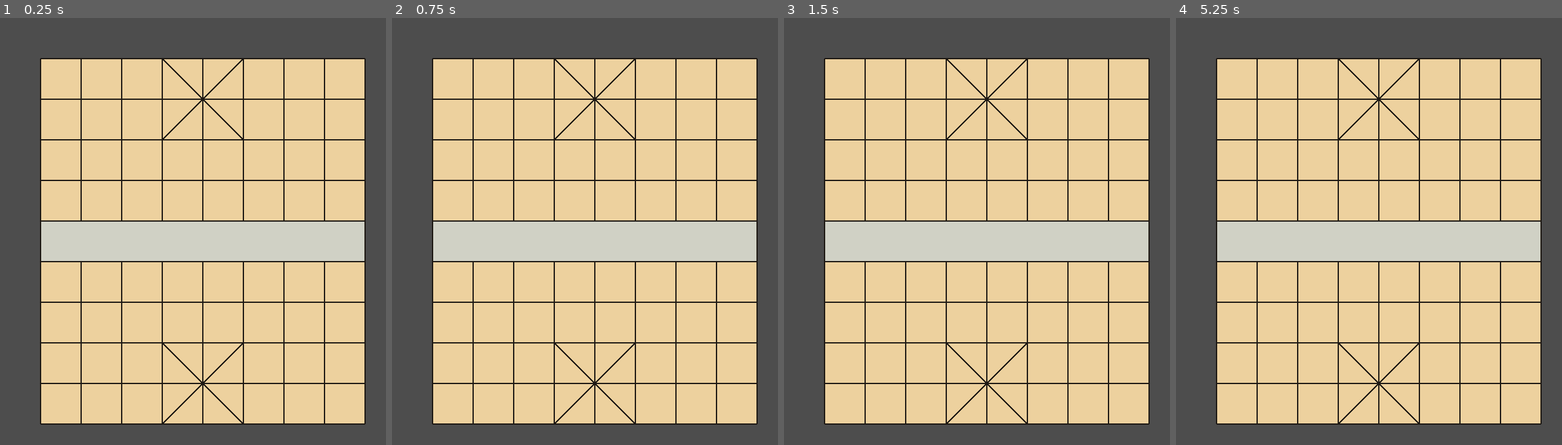
Above: before the commit, frames 1-4 (left to right).
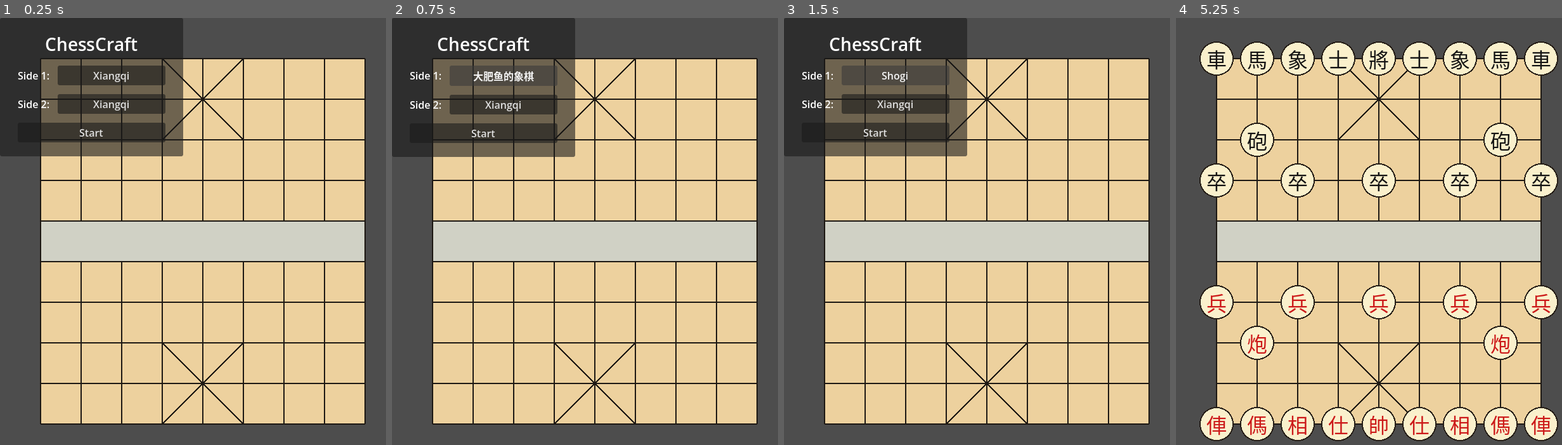
Above: after the commit, the same moments.

Repository: yzzhang-cs/chesscraft
Game: Godot game, scene res://scenes/main.tscn
The game is run twice, just before and just after one commit, with the same random seed, the same clock (stepped at 60 frames per second) and the same inputs.
Inputs (mouse positions are in pixels of both pictures, inside the frame that each line leads up to):
- Up to frame 1 (0.25 s): no input
- Up to frame 2 (0.75 s): click (503, 73) at 0.5 s, where only the run after the commit has a clickable "Xiangqi"
- Up to frame 3 (1.5 s): click (895, 77) at 1.25 s, where only the run after the commit has a clickable "大肥鱼的象棋"
- Up to frame 4 (5.25 s): click (1287, 73) at 2 s, where only the run after the commit has a clickable "Shogi"; click (1287, 103) at 2.75 s, where only the run after the commit has a clickable "Xiangqi"; click (1287, 103) at 3.5 s, where only the run after the commit has a clickable "大肥鱼的象棋"; click (1287, 103) at 4.25 s, where only the run after the commit has a clickable "Shogi"; click (1268, 133) at 5 s, where only the run after the commit has a clickable "Start"

The runs differ from the first frame. In frame 1, 15% of the frame differs, in the area x 0-48%, y 0-33%; in frame 2, 15%; in frame 3, 15%; in frame 4, 17%, in the area x 6-100%, y 5-100%.

Commit message:
Add three armies, openings, piece rendering, and army-select menu

Diff:
--- a/scenes/main.tscn
+++ b/scenes/main.tscn
@@ -1,10 +1,14 @@
-[gd_scene load_steps=3 format=3]
+[gd_scene load_steps=4 format=3]
 
 [ext_resource type="Script" path="res://src/main.gd" id="1_main"]
 [ext_resource type="Script" path="res://src/board/board_view.gd" id="2_board_view"]
+[ext_resource type="Script" path="res://src/ui/menu_view.gd" id="3_menu_view"]
 
 [node name="Main" type="Node2D"]
 script = ExtResource("1_main")
 
 [node name="BoardView" type="Node2D" parent="."]
 script = ExtResource("2_board_view")
+
+[node name="MenuView" type="Control" parent="."]
+script = ExtResource("3_menu_view")
--- a/src/board/board_view.gd
+++ b/src/board/board_view.gd
@@ -1,7 +1,10 @@
 class_name BoardView
 extends Node2D
-## Draws the empty Xiangqi-style board: grid lines, the river, and both
-## palaces. Reads geometry from the pure `Board` model.
+## Draws the board: grid lines, the river, both palaces, and (once a match is
+## set) every piece. Xiangqi pieces render as circles with a red/black Chinese
+## glyph; Shogi pieces render as pentagons pointing at the opponent with
+## Japanese glyphs. Reads geometry from the pure `Board` model and state from
+## the pure `Match` model.
 ##
 ## Point (column, row) maps to screen space with column 1 on the left and
 ## row 1 at the bottom (Side 1's back rank).
@@ -18,6 +21,23 @@
 const LINE_COLOR := Color(0.12, 0.10, 0.08)
 const LINE_WIDTH := 2.0
 
+const XIANGQI_PIECE_RADIUS := 26.0
+const XIANGQI_PIECE_FILL := Color(0.98, 0.94, 0.80)
+const XIANGQI_PIECE_BORDER := Color(0.15, 0.12, 0.09)
+const RED_GLYPH := Color(0.80, 0.10, 0.10)
+const BLACK_GLYPH := Color(0.08, 0.08, 0.08)
+
+const SHOGI_PIECE_RADIUS := 26.0
+const SHOGI_PIECE_FILL := Color(0.98, 0.94, 0.80)
+const SHOGI_PIECE_BORDER := Color(0.15, 0.12, 0.09)
+const SHOGI_GLYPH := Color(0.08, 0.08, 0.08)
+
+
+## The match whose pieces to draw, or null to draw only the empty board.
+var match: Match
+
+var _font: Font
+
 
 ## Screen position of a board point.
 func point_position(column: int, row: int) -> Vector2:
@@ -32,6 +52,7 @@
 	_draw_river()
 	_draw_grid()
 	_draw_palaces()
+	_draw_pieces()
 
 
 func _draw_background() -> void:
@@ -82,3 +103,88 @@
 	var col_max := Board.PALACE_COL_MAX
 	draw_line(point_position(col_min, row_min), point_position(col_max, row_max), LINE_COLOR, LINE_WIDTH)
 	draw_line(point_position(col_max, row_min), point_position(col_min, row_max), LINE_COLOR, LINE_WIDTH)
+
+
+func _draw_pieces() -> void:
+	if match == null:
+		return
+	for piece in match.pieces:
+		_draw_piece(piece)
+
+
+## The shape comes from the owning side's army, so a Xiangqi piece captured and
+## re-dropped by a Shogi side would render as a pentagon.
+func _draw_piece(piece: Piece) -> void:
+	var center := point_position(piece.column, piece.row)
+	if match.army_of(piece.side) == Army.Type.SHOGI:
+		_draw_shogi_piece(center, piece)
+	else:
+		_draw_xiangqi_piece(center, piece)
+
+
+func _draw_xiangqi_piece(center: Vector2, piece: Piece) -> void:
+	draw_circle(center, XIANGQI_PIECE_RADIUS, XIANGQI_PIECE_FILL)
+	draw_arc(center, XIANGQI_PIECE_RADIUS, 0.0, TAU, 64, XIANGQI_PIECE_BORDER, LINE_WIDTH)
+	var color := RED_GLYPH if piece.side == 1 else BLACK_GLYPH
+	_draw_glyph(center, piece.glyph(), color, 32)
+
+
+func _draw_shogi_piece(center: Vector2, piece: Piece) -> void:
+	_draw_pentagon(center, SHOGI_PIECE_RADIUS, piece.side == 1, SHOGI_PIECE_FILL, SHOGI_PIECE_BORDER)
+	_draw_shogi_glyph(center, piece.glyph(), SHOGI_GLYPH, 18)
+
+
+## A pentagon whose point faces the opponent: upward for Side 1 (which sits at
+## the bottom and advances toward higher rows), downward for Side 2.
+func _draw_pentagon(center: Vector2, radius: float, points_up: bool, fill: Color, border: Color) -> void:
+	var flip := 1.0 if points_up else -1.0
+	var local := [
+		Vector2(0.0, -radius),
+		Vector2(-radius, -radius * 0.15),
+		Vector2(-radius * 0.62, radius),
+		Vector2(radius * 0.62, radius),
+		Vector2(radius, -radius * 0.15),
+	]
+	var points := PackedVector2Array()
+	for point in local:
+		points.append(center + Vector2(point.x, point.y * flip))
+	draw_colored_polygon(points, fill)
+	var outline := points.duplicate()
+	outline.append(points[0])
+	draw_polyline(outline, border, LINE_WIDTH)
+
+
+## Shogi glyphs are two characters stacked vertically, as on a real piece.
+func _draw_shogi_glyph(center: Vector2, glyph: String, color: Color, font_size: int) -> void:
+	var gap := float(font_size) * 0.62
+	_draw_glyph(center + Vector2(0.0, -gap / 2.0), glyph.substr(0, 1), color, font_size)
+	_draw_glyph(center + Vector2(0.0, gap / 2.0), glyph.substr(1, 1), color, font_size)
+
+
+## Draws a single string centered on `center`.
+func _draw_glyph(center: Vector2, text: String, color: Color, font_size: int) -> void:
+	var font := _piece_font()
+	var width := font.get_string_size(text, HORIZONTAL_ALIGNMENT_LEFT, -1, font_size).x
+	var baseline := Vector2(
+		center.x - width / 2.0,
+		center.y + (font.get_ascent(font_size) - font.get_descent(font_size)) / 2.0
+	)
+	draw_string(font, baseline, text, HORIZONTAL_ALIGNMENT_LEFT, -1, font_size, color)
+
+
+## A lazily built system font that covers the Chinese and Japanese glyphs used
+## by all three armies. Falls back across common CJK families so pieces render
+## on machines with different font sets.
+func _piece_font() -> Font:
+	if _font == null:
+		_font = SystemFont.new()
+		_font.font_names = PackedStringArray([
+			"Microsoft YaHei",
+			"Noto Sans CJK SC",
+			"Noto Sans SC",
+			"SimSun",
+			"Yu Gothic UI",
+			"MS Gothic",
+			"Meiryo",
+		])
+	return _font
--- a/src/main.gd
+++ b/src/main.gd
@@ -1,3 +1,16 @@
 extends Node2D
-## Main scene root. Hosts the board view; gameplay wiring arrives in later
-## tickets.
+## Main scene root. Shows the army-select menu, then hosts the board view for
+## the started match. Side 1 always moves first (held in Match).
+
+@onready var board_view: BoardView = $BoardView
+@onready var menu_view: MenuView = $MenuView
+
+
+func _ready() -> void:
+	menu_view.started.connect(_on_match_started)
+
+
+func _on_match_started(side1_army: Army.Type, side2_army: Army.Type) -> void:
+	board_view.match = Match.new(side1_army, side2_army)
+	board_view.queue_redraw()
+	menu_view.queue_free()
--- /dev/null
+++ b/src/rules/army.gd
@@ -0,0 +1,29 @@
+class_name Army
+extends RefCounted
+## The three armies a side can field: Xiangqi, Shogi, and 大肥鱼的象棋 (a
+## Xiangqi-variant army that differs only in its opening placement). Pure model
+## -- no Node/scene dependency.
+
+
+enum Type {
+	XIANGQI,
+	BIG_FAT_WHALE,
+	SHOGI,
+}
+
+
+const NAMES := {
+	Type.XIANGQI: "Xiangqi",
+	Type.BIG_FAT_WHALE: "大肥鱼的象棋",
+	Type.SHOGI: "Shogi",
+}
+
+
+## Human-readable army name, for the menu and status text.
+static func display_name(type: Type) -> String:
+	return NAMES[type]
+
+
+## All armies, in menu order.
+static func all() -> Array:
+	return [Type.XIANGQI, Type.BIG_FAT_WHALE, Type.SHOGI]
--- /dev/null
+++ b/src/rules/match.gd
@@ -0,0 +1,48 @@
+class_name Match
+extends RefCounted
+## One complete game between two sides. Holds each side's chosen army and the
+## board's opening pieces. Pure model -- no Node/scene dependency, so it can be
+## driven headlessly.
+##
+## Side 1 always moves first; its back rank is row 1. Side 2's back rank is
+## row 10.
+
+
+## Side 1's army.
+var side1_army: Army.Type
+
+## Side 2's army.
+var side2_army: Army.Type
+
+## The side whose turn it is: 1 or 2. Side 1 always moves first.
+var side_to_move := 1
+
+## Every piece on the board, in no guaranteed order.
+var pieces: Array[Piece] = []
+
+## Piece lookup by board point, keyed by Vector2i(column, row).
+var _pieces_by_point: Dictionary = {}
+
+
+func _init(side1_army: Army.Type, side2_army: Army.Type) -> void:
+	self.side1_army = side1_army
+	self.side2_army = side2_army
+	for placement in Openings.for_army(side1_army, 1):
+		_place(Piece.new(1, side1_army, placement["kind"], placement["column"], placement["row"]))
+	for placement in Openings.for_army(side2_army, 2):
+		_place(Piece.new(2, side2_army, placement["kind"], placement["column"], placement["row"]))
+
+
+## The army a side is playing.
+func army_of(side: int) -> Army.Type:
+	return side1_army if side == 1 else side2_army
+
+
+## The piece standing at a board point, or null when the point is empty.
+func piece_at(column: int, row: int) -> Piece:
+	return _pieces_by_point.get(Vector2i(column, row))
+
+
+func _place(piece: Piece) -> void:
+	pieces.append(piece)
+	_pieces_by_point[Vector2i(piece.column, piece.row)] = piece
--- /dev/null
+++ b/src/rules/openings.gd
@@ -0,0 +1,98 @@
+class_name Openings
+extends RefCounted
+## Opening placement for each army, expressed in owner coordinates and
+## translated to absolute board coordinates for a given side.
+##
+## Owner coordinates are side-agnostic: `file` is 1..9 read from the owner's
+## left, and `row` is 1..4 counted from the owner's own back rank (row 1).
+## Side 1 sits at the bottom (its row 1 is absolute row 1, owner-left is
+## screen-left); Side 2 sits at the top (its row 1 is absolute row 10, and its
+## owner-left is screen-right).
+
+
+## Returns the opening placement for `army` on `side` as an array of
+## dictionaries {kind, column, row} in absolute board coordinates.
+static func for_army(army: Army.Type, side: int) -> Array[Dictionary]:
+	var result: Array[Dictionary] = []
+	for placement in _owner_placements(army):
+		result.append({
+			"kind": placement["kind"],
+			"column": _absolute_column(placement["file"], side),
+			"row": _absolute_row(placement["row"], side),
+		})
+	return result
+
+
+## Opening placement in owner coordinates: {kind, file, row}.
+static func _owner_placements(army: Army.Type) -> Array[Dictionary]:
+	match army:
+		Army.Type.XIANGQI:
+			return _xiangqi(3, 4)
+		Army.Type.BIG_FAT_WHALE:
+			return _xiangqi(2, 3)
+		Army.Type.SHOGI:
+			return _shogi()
+	return []
+
+
+## Xiangqi-style back rank plus cannons and soldiers at the given owner rows.
+## The back rank 車馬相仕帥仕相馬車 is palindromic, so owner-left and owner-right
+## are interchangeable for it; cannons and soldiers are symmetric about the
+## center column.
+static func _xiangqi(cannon_row: int, soldier_row: int) -> Array[Dictionary]:
+	var result: Array[Dictionary] = []
+	var back_rank := [
+		Piece.Kind.XIANGQI_CHARIOT,
+		Piece.Kind.XIANGQI_HORSE,
+		Piece.Kind.XIANGQI_ELEPHANT,
+		Piece.Kind.XIANGQI_ADVISOR,
+		Piece.Kind.XIANGQI_GENERAL,
+		Piece.Kind.XIANGQI_ADVISOR,
+		Piece.Kind.XIANGQI_ELEPHANT,
+		Piece.Kind.XIANGQI_HORSE,
+		Piece.Kind.XIANGQI_CHARIOT,
+	]
+	for file in range(1, 10):
+		result.append({"kind": back_rank[file - 1], "file": file, "row": 1})
+	result.append({"kind": Piece.Kind.XIANGQI_CANNON, "file": 2, "row": cannon_row})
+	result.append({"kind": Piece.Kind.XIANGQI_CANNON, "file": 8, "row": cannon_row})
+	for file in [1, 3, 5, 7, 9]:
+		result.append({"kind": Piece.Kind.XIANGQI_SOLDIER, "file": file, "row": soldier_row})
+	return result
+
+
+## Shogi opening: 香桂銀金王金銀桂香 on row 1, 飛車 on the owner's right and
+## 角行 on the owner's left on row 2, 歩兵 on all nine files of row 3.
+static func _shogi() -> Array[Dictionary]:
+	var result: Array[Dictionary] = []
+	var back_rank := [
+		Piece.Kind.SHOGI_LANCE,
+		Piece.Kind.SHOGI_KNIGHT,
+		Piece.Kind.SHOGI_SILVER,
+		Piece.Kind.SHOGI_GOLD,
+		Piece.Kind.SHOGI_KING,
+		Piece.Kind.SHOGI_GOLD,
+		Piece.Kind.SHOGI_SILVER,
+		Piece.Kind.SHOGI_KNIGHT,
+		Piece.Kind.SHOGI_LANCE,
+	]
+	for file in range(1, 10):
+		result.append({"kind": back_rank[file - 1], "file": file, "row": 1})
+	# 飛車 on the owner's right (file 8), 角行 on the owner's left (file 2).
+	result.append({"kind": Piece.Kind.SHOGI_ROOK, "file": 8, "row": 2})
+	result.append({"kind": Piece.Kind.SHOGI_BISHOP, "file": 2, "row": 2})
+	for file in range(1, 10):
+		result.append({"kind": Piece.Kind.SHOGI_PAWN, "file": file, "row": 3})
+	return result
+
+
+## Owner file 1..9 (owner-left to owner-right) to absolute column. For Side 1
+## owner-left is screen-left; for Side 2 it is screen-right.
+static func _absolute_column(file: int, side: int) -> int:
+	return file if side == 1 else (Board.COLUMNS + 1 - file)
+
+
+## Owner row 1..N (own back rank outward) to absolute row. Side 1's back rank
+## is absolute row 1; Side 2's is absolute row 10.
+static func _absolute_row(row: int, side: int) -> int:
+	return row if side == 1 else (Board.ROWS + 1 - row)
--- /dev/null
+++ b/src/rules/piece.gd
@@ -0,0 +1,90 @@
+class_name Piece
+extends RefCounted
+## A single unit on the board belonging to one side, moving by its army's
+## rules. Pure model -- no Node/scene dependency.
+##
+## `army` is the piece's intrinsic army (which rules and glyph set it uses);
+## `side` is who owns it (1 or 2). In a cross-game match a piece's army can
+## differ from its owner's army (a captured Xiangqi piece re-dropped by Shogi),
+## so presentation derives the drawn shape from the owner's army, not this one.
+
+
+enum Kind {
+	# Xiangqi (red/black glyph pairs).
+	XIANGQI_GENERAL,
+	XIANGQI_ADVISOR,
+	XIANGQI_ELEPHANT,
+	XIANGQI_HORSE,
+	XIANGQI_CHARIOT,
+	XIANGQI_CANNON,
+	XIANGQI_SOLDIER,
+	# Shogi.
+	SHOGI_KING,
+	SHOGI_ROOK,
+	SHOGI_BISHOP,
+	SHOGI_GOLD,
+	SHOGI_SILVER,
+	SHOGI_KNIGHT,
+	SHOGI_LANCE,
+	SHOGI_PAWN,
+}
+
+
+## The owning side: 1 (first mover) or 2 (second mover).
+var side: int
+
+## The piece's intrinsic army: its movement rules and glyph set.
+var army: Army.Type
+
+## The piece kind, from Piece.Kind.
+var kind: Kind
+
+## Board position, in absolute coordinates (column 1..9, row 1..10).
+var column: int
+var row: int
+
+
+func _init(side: int, army: Army.Type, kind: Kind, column: int, row: int) -> void:
+	self.side = side
+	self.army = army
+	self.kind = kind
+	self.column = column
+	self.row = row
+
+
+## The glyph drawn on the piece. Xiangqi glyphs are red for Side 1 (the first
+## mover) and black for Side 2; Shogi glyphs are two-character Japanese names
+## that do not vary with side.
+func glyph() -> String:
+	match kind:
+		Kind.XIANGQI_GENERAL:
+			return "帥" if side == 1 else "將"
+		Kind.XIANGQI_ADVISOR:
+			return "仕" if side == 1 else "士"
+		Kind.XIANGQI_ELEPHANT:
+			return "相" if side == 1 else "象"
+		Kind.XIANGQI_HORSE:
+			return "傌" if side == 1 else "馬"
+		Kind.XIANGQI_CHARIOT:
+			return "俥" if side == 1 else "車"
+		Kind.XIANGQI_CANNON:
+			return "炮" if side == 1 else "砲"
+		Kind.XIANGQI_SOLDIER:
+			return "兵" if side == 1 else "卒"
+		Kind.SHOGI_KING:
+			return "王将"
+		Kind.SHOGI_ROOK:
+			return "飛車"
+		Kind.SHOGI_BISHOP:
+			return "角行"
+		Kind.SHOGI_GOLD:
+			return "金将"
+		Kind.SHOGI_SILVER:
+			return "銀将"
+		Kind.SHOGI_KNIGHT:
+			return "桂馬"
+		Kind.SHOGI_LANCE:
+			return "香車"
+		Kind.SHOGI_PAWN:
+			return "歩兵"
+	return ""
--- /dev/null
+++ b/src/ui/menu_view.gd
@@ -0,0 +1,94 @@
+class_name MenuView
+extends Control
+## The local-match setup menu. Each side toggles its army independently among
+## Xiangqi, 大肥鱼的象棋, and Shogi, then starts the match. Thin presentation:
+## it emits the chosen armies and keeps no match state.
+
+signal started(side1_army: Army.Type, side2_army: Army.Type)
+
+var _armies: Array = Army.all()
+
+## Selected army index for each side: _indices[0] is Side 1, _indices[1] is
+## Side 2.
+var _indices := [0, 0]
+
+var _side1_button: Button
+var _side2_button: Button
+
+
+func _ready() -> void:
+	set_anchors_and_offsets_preset(Control.PRESET_FULL_RECT)
+	_build_ui()
+	_refresh_buttons()
+
+
+func _build_ui() -> void:
+	var center := CenterContainer.new()
+	center.set_anchors_and_offsets_preset(Control.PRESET_FULL_RECT)
+	add_child(center)
+
+	var panel := PanelContainer.new()
+	center.add_child(panel)
+
+	var margin := MarginContainer.new()
+	margin.add_theme_constant_override("margin_left", 28)
+	margin.add_theme_constant_override("margin_top", 22)
+	margin.add_theme_constant_override("margin_right", 28)
+	margin.add_theme_constant_override("margin_bottom", 22)
+	panel.add_child(margin)
+
+	var vbox := VBoxContainer.new()
+	vbox.add_theme_constant_override("separation", 14)
+	margin.add_child(vbox)
+
+	var title := Label.new()
+	title.text = "ChessCraft"
+	title.horizontal_alignment = HORIZONTAL_ALIGNMENT_CENTER
+	title.add_theme_font_size_override("font_size", 28)
+	vbox.add_child(title)
+
+	_side1_button = _make_army_button()
+	_side1_button.pressed.connect(_toggle_side.bind(0))
+	vbox.add_child(_make_side_row("Side 1", _side1_button))
+
+	_side2_button = _make_army_button()
+	_side2_button.pressed.connect(_toggle_side.bind(1))
+	vbox.add_child(_make_side_row("Side 2", _side2_button))
+
+	var start := Button.new()
+	start.text = "Start"
+	start.pressed.connect(_on_start_pressed)
+	vbox.add_child(start)
+
+
+func _make_side_row(side_label: String, button: Button) -> HBoxContainer:
+	var row := HBoxContainer.new()
+	row.add_theme_constant_override("separation", 12)
+	var label := Label.new()
+	label.text = side_label + ":"
+	label.size_flags_horizontal = Control.SIZE_EXPAND_FILL
+	label.vertical_alignment = VERTICAL_ALIGNMENT_CENTER
+	row.add_child(label)
+	row.add_child(button)
+	return row
+
+
+func _make_army_button() -> Button:
+	var button := Button.new()
+	button.custom_minimum_size = Vector2(170.0, 0.0)
+	return button
+
+
+func _refresh_buttons() -> void:
+	_side1_button.text = Army.display_name(_armies[_indices[0]])
+	_side2_button.text = Army.display_name(_armies[_indices[1]])
+
+
+## Cycles one side's army to the next in menu order.
+func _toggle_side(side_index: int) -> void:
+	_indices[side_index] = (_indices[side_index] + 1) % _armies.size()
+	_refresh_buttons()
+
+
+func _on_start_pressed() -> void:
+	started.emit(_armies[_indices[0]], _armies[_indices[1]])
--- /dev/null
+++ b/tests/openings_test.gd
@@ -0,0 +1,148 @@
+extends SceneTree
+## Headless test for army openings: each of the three armies places its pieces
+## in the correct opening position on both sides, Side 1 moves first, and each
+## piece reports the right glyph.
+##
+## Run with:
+##   godot_console --headless --path . --script res://tests/openings_test.gd
+
+
+func _initialize() -> void:
+	var failures: Array[String] = []
+
+	for army in [Army.Type.XIANGQI, Army.Type.BIG_FAT_WHALE, Army.Type.SHOGI]:
+		var match := Match.new(army, army)
+		var expected: Array = []
+		match army:
+			Army.Type.XIANGQI:
+				expected = _expected_xiangqi(1, 3, 4) + _expected_xiangqi(10, 8, 7)
+			Army.Type.BIG_FAT_WHALE:
+				expected = _expected_xiangqi(1, 2, 3) + _expected_xiangqi(10, 9, 8)
+			Army.Type.SHOGI:
+				expected = _expected_shogi(1, 2, 3, 8, 2) + _expected_shogi(10, 9, 8, 2, 8)
+		_check_layout(failures, match, expected, Army.display_name(army))
+		_check_side_to_move(failures, match)
+
+	_check_glyphs(failures)
+	_check_cross_game(failures)
+
+	if failures.is_empty():
+		print("openings_test=PASS")
+		quit(0)
+	else:
+		for failure in failures:
+			printerr("openings_test=FAIL %s" % failure)
+		quit(1)
+
+
+## Expected opening for a Xiangqi-style army (Xiangqi and 大肥鱼的象棋 share the
+## back rank; they differ only in the cannon and soldier rows). Rows are absolute
+## board rows; columns 1..9 are screen-left to screen-right.
+func _expected_xiangqi(back_row: int, cannon_row: int, soldier_row: int) -> Array:
+	var expected: Array = []
+	var back_rank := [
+		Piece.Kind.XIANGQI_CHARIOT,
+		Piece.Kind.XIANGQI_HORSE,
+		Piece.Kind.XIANGQI_ELEPHANT,
+		Piece.Kind.XIANGQI_ADVISOR,
+		Piece.Kind.XIANGQI_GENERAL,
+		Piece.Kind.XIANGQI_ADVISOR,
+		Piece.Kind.XIANGQI_ELEPHANT,
+		Piece.Kind.XIANGQI_HORSE,
+		Piece.Kind.XIANGQI_CHARIOT,
+	]
+	for column in range(1, 10):
+		expected.append([column, back_row, back_rank[column - 1]])
+	expected.append([2, cannon_row, Piece.Kind.XIANGQI_CANNON])
+	expected.append([8, cannon_row, Piece.Kind.XIANGQI_CANNON])
+	for column in [1, 3, 5, 7, 9]:
+		expected.append([column, soldier_row, Piece.Kind.XIANGQI_SOLDIER])
+	return expected
+
+
+## Expected Shogi opening. The back rank 香桂銀金王金銀桂香 is palindromic, so it
+## reads the same on both sides; only the rook/bishop columns differ per side
+## (rook on the owner's right, bishop on the owner's left).
+func _expected_shogi(back_row: int, major_row: int, pawn_row: int, rook_col: int, bishop_col: int) -> Array:
+	var expected: Array = []
+	var back_rank := [
+		Piece.Kind.SHOGI_LANCE,
+		Piece.Kind.SHOGI_KNIGHT,
+		Piece.Kind.SHOGI_SILVER,
+		Piece.Kind.SHOGI_GOLD,
+		Piece.Kind.SHOGI_KING,
+		Piece.Kind.SHOGI_GOLD,
+		Piece.Kind.SHOGI_SILVER,
+		Piece.Kind.SHOGI_KNIGHT,
+		Piece.Kind.SHOGI_LANCE,
+	]
+	for column in range(1, 10):
+		expected.append([column, back_row, back_rank[column - 1]])
+	expected.append([rook_col, major_row, Piece.Kind.SHOGI_ROOK])
+	expected.append([bishop_col, major_row, Piece.Kind.SHOGI_BISHOP])
+	for column in range(1, 10):
+		expected.append([column, pawn_row, Piece.Kind.SHOGI_PAWN])
+	return expected
+
+
+## Every expected piece is present with the right kind, and there are no extra
+## pieces.
+func _check_layout(failures: Array[String], match: Match, expected: Array, label: String) -> void:
+	for triple in expected:
+		var column: int = triple[0]
+		var row: int = triple[1]
+		var kind: int = triple[2]
+		var piece := match.piece_at(column, row)
+		if piece == null:
+			failures.append("%s: missing piece at (%d,%d)" % [label, column, row])
+		elif piece.kind != kind:
+			failures.append("%s: piece at (%d,%d) has kind %d, want %d" % [label, column, row, piece.kind, kind])
+	if match.pieces.size() != expected.size():
+		failures.append("%s: expected %d pieces, got %d" % [label, expected.size(), match.pieces.size()])
+
+
+func _check_side_to_move(failures: Array[String], match: Match) -> void:
+	if match.side_to_move != 1:
+		failures.append("Side 1 should move first, but side_to_move=%d" % match.side_to_move)
+
+
+func _check_glyphs(failures: Array[String]) -> void:
+	# Red Xiangqi glyphs are for Side 1 (the first mover); black for Side 2.
+	var red := Match.new(Army.Type.XIANGQI, Army.Type.XIANGQI)
+	if red.piece_at(5, 1).glyph() != "帥":
+		failures.append("Side 1 general should glyph 帥")
+	if red.piece_at(1, 1).glyph() != "俥":
+		failures.append("Side 1 chariot should glyph 俥")
+	if red.piece_at(5, 10).glyph() != "將":
+		failures.append("Side 2 general should glyph 將")
+	if red.piece_at(9, 10).glyph() != "車":
+		failures.append("Side 2 chariot should glyph 車")
+
+	# Shogi glyphs are two characters and independent of side.
+	var shogi := Match.new(Army.Type.SHOGI, Army.Type.SHOGI)
+	if shogi.piece_at(5, 1).glyph() != "王将":
+		failures.append("Shogi king should glyph 王将")
+	if shogi.piece_at(8, 2).glyph() != "飛車":
+		failures.append("Shogi rook should glyph 飛車")
+	if shogi.piece_at(2, 2).glyph() != "角行":
+		failures.append("Shogi bishop should glyph 角行")
+	if shogi.piece_at(1, 3).glyph() != "歩兵":
+		failures.append("Shogi pawn should glyph 歩兵")
+
+
+func _check_cross_game(failures: Array[String]) -> void:
+	# The two sides pick armies independently.
+	var match := Match.new(Army.Type.XIANGQI, Army.Type.SHOGI)
+	if match.army_of(1) != Army.Type.XIANGQI:
+		failures.append("Side 1 should be Xiangqi in the cross-game match")
+	if match.army_of(2) != Army.Type.SHOGI:
+		failures.append("Side 2 should be Shogi in the cross-game match")
+	if match.piece_at(5, 1) == null or match.piece_at(5, 1).kind != Piece.Kind.XIANGQI_GENERAL:
+		failures.append("Side 1 Xiangqi general missing in cross-game match")
+	if match.piece_at(5, 10) == null or match.piece_at(5, 10).kind != Piece.Kind.SHOGI_KING:
+		failures.append("Side 2 Shogi king missing in cross-game match")
+	# Every piece carries its own army, matching the side that placed it.
+	for piece in match.pieces:
+		var side_army: Army.Type = match.army_of(piece.side)
+		if piece.army != side_army:
+			failures.append("piece at (%d,%d) army %d != side %d army %d" % [piece.column, piece.row, piece.army, piece.side, side_army])
Not shown, added: src/rules/army.gd.uid
Not shown, added: src/rules/match.gd.uid
Not shown, added: src/rules/openings.gd.uid
Not shown, added: src/rules/piece.gd.uid
Not shown, added: src/ui/menu_view.gd.uid
Not shown, added: tests/openings_test.gd.uid
Not shown, changed: .scratch/chesscraft/issues/02-three-armies-openings-menu.md
